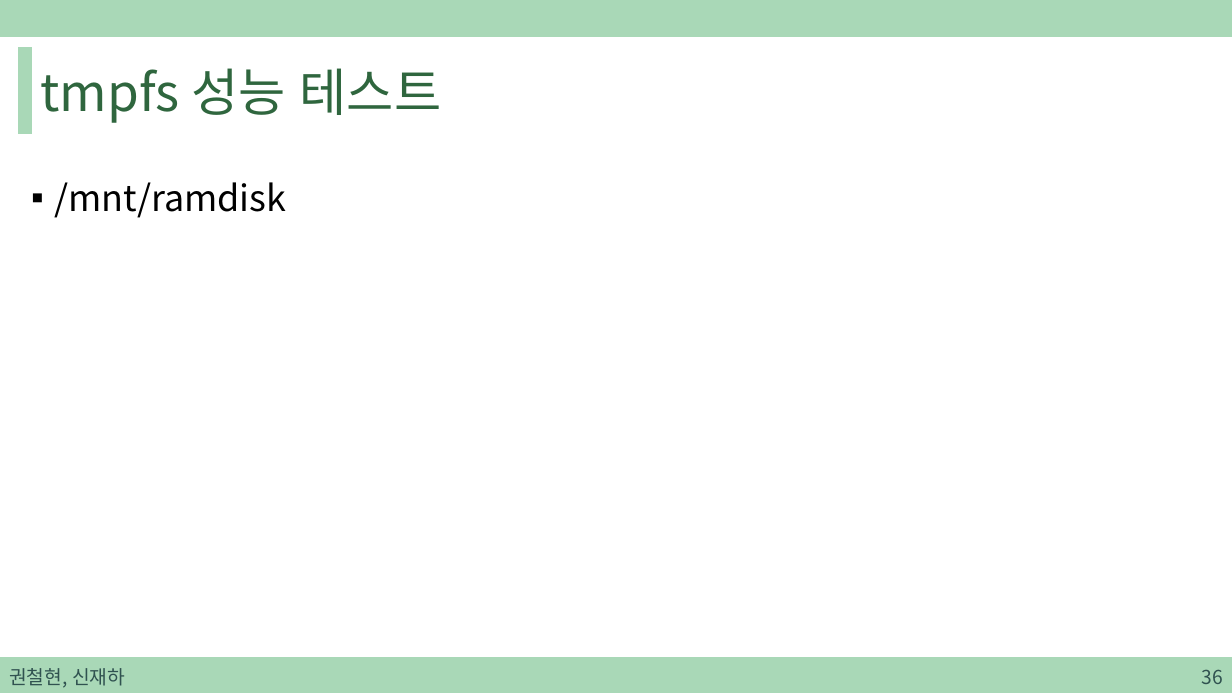
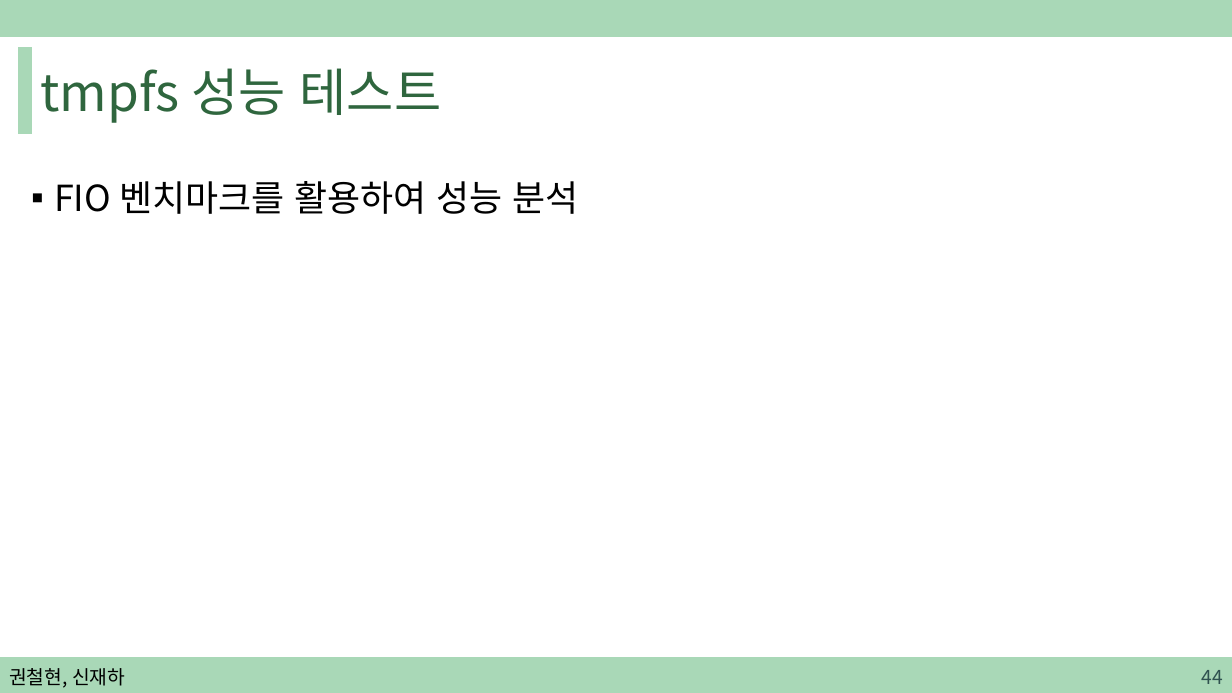
Before and after one commit to sjh4287/capston, a slide deck: slide 44 of 2022.02.18/권철현,신재하.pptx (slide 36 before the commit). Drawn at 1232x693 pixels with LibreOffice and Linux fonts; fonts in the diff are those of the drawing. Boxes give left, top, right and bottom in pixels: in the first picture for what was removed or moved away, otherwise in the second. Text is boxed around its words. In the diff, an @@ line names an element or a change of style, - is before the commit and + after.

```diff
--- a/2022.02.18/권철현,신재하.pptx
+++ b/2022.02.18/권철현,신재하.pptx
@@ text at box(54, 181, 578, 214): text changed @@
-▪ /mnt/ramdisk
+▪ FIO 벤치마크를 활용하여 성능 분석
@@ text "권철현, 신재하" at box(9, 668, 125, 688): text colour #305250 to #000000 @@
@@ page number at box(1201, 670, 1222, 684): text changed @@
-36
+44
```
Also in this commit, not shown: 34 other slides changed, 8 slides added.
